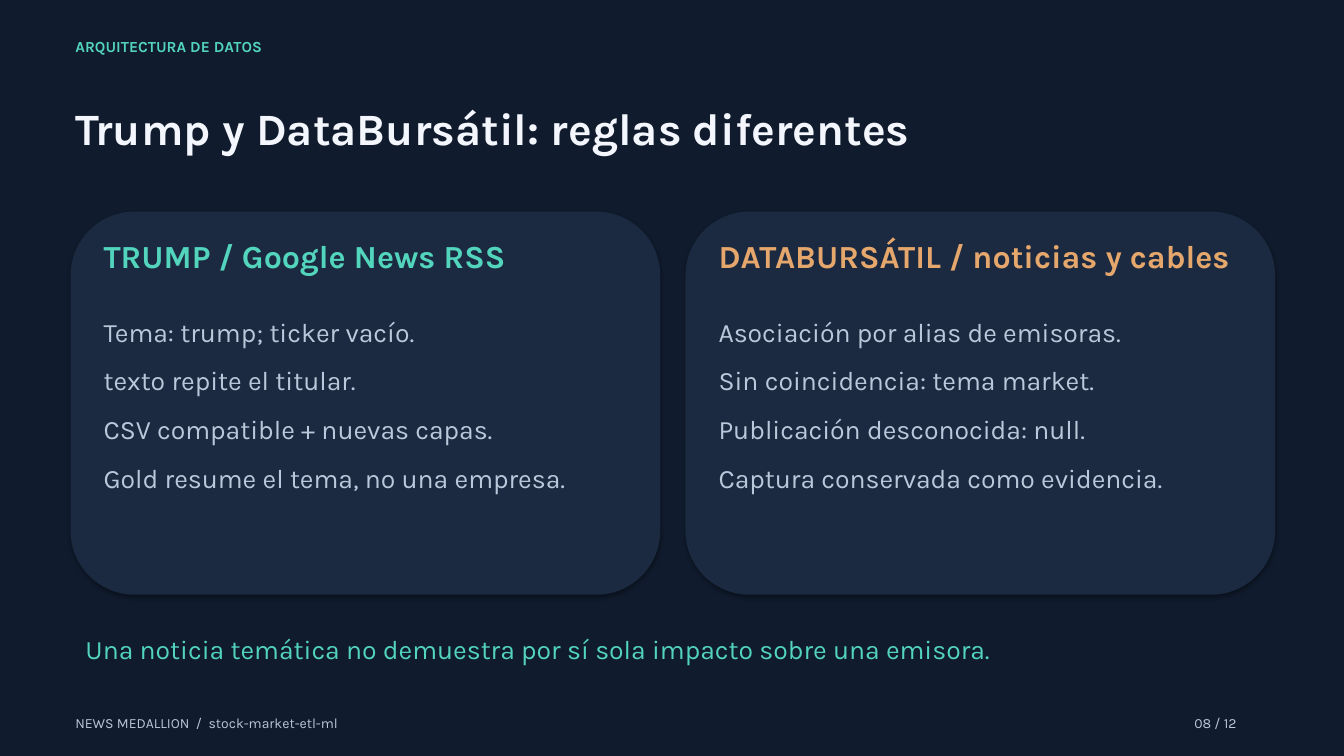
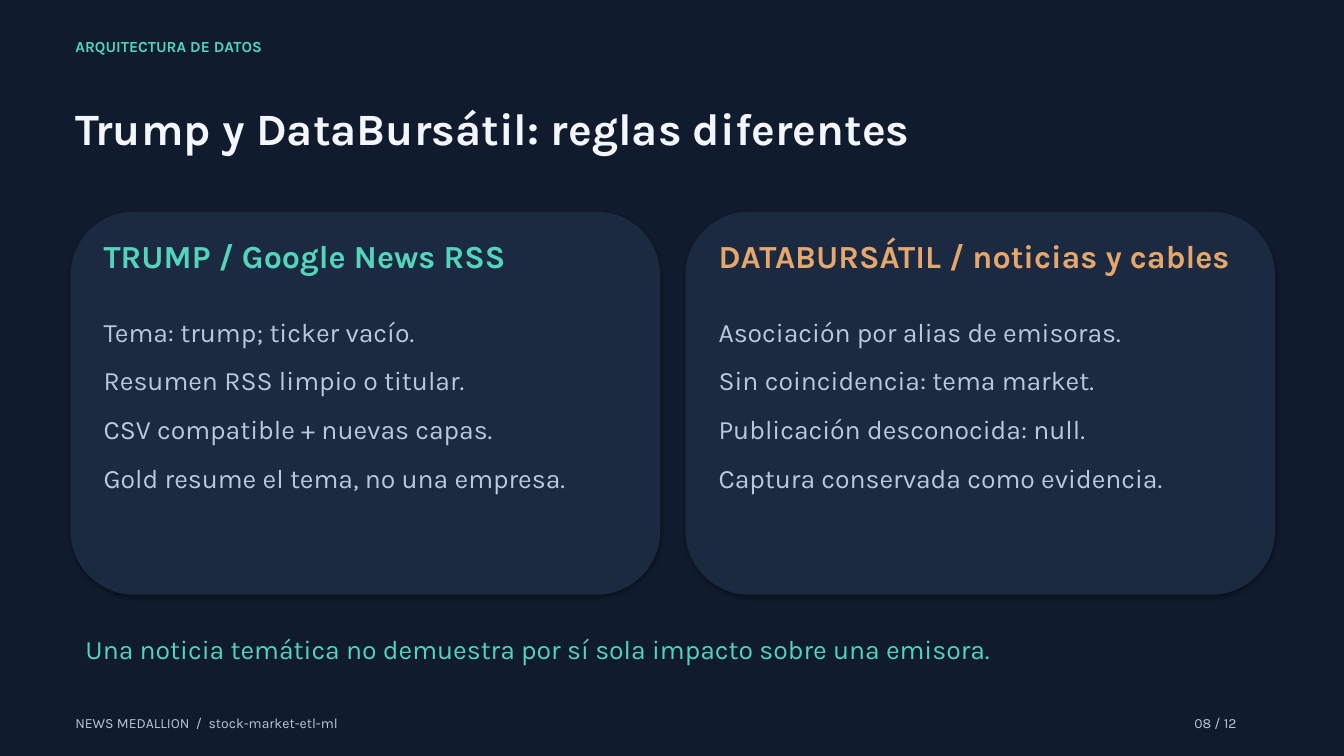
Before and after one commit to AlexG7u7/stock-market-etl-ml, a slide deck: slide 8 of docs/presentaciones/NEWS_MEDALLION.pptx. Drawn at 1344x756 pixels with LibreOffice and Linux fonts; fonts in the diff are those of the drawing. Boxes give left, top, right and bottom in pixels: in the first picture for what was removed or moved away, otherwise in the second. Text is boxed around its words. In the diff, an @@ line names an element or a change of style, - is before the commit and + after.

```diff
--- a/docs/presentaciones/NEWS_MEDALLION.pptx
+++ b/docs/presentaciones/NEWS_MEDALLION.pptx
@@ text at box(104, 372, 464, 396): text changed @@
-texto repite el titular.
+Resumen RSS limpio o titular.
```
Also in this commit, not shown: 23 other files.
